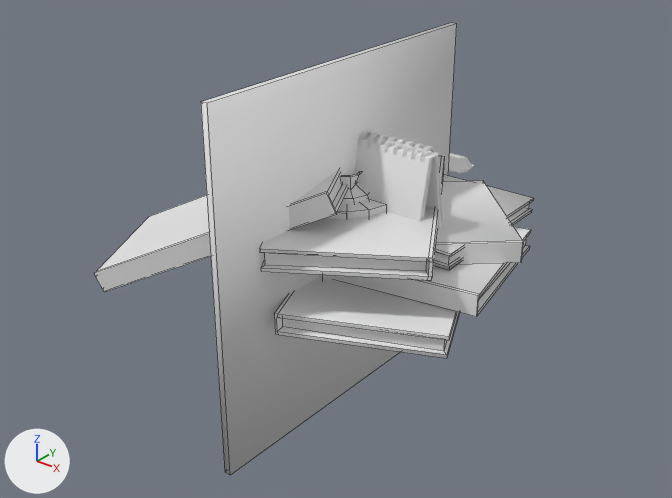
Two versions of the FBX model ECOE sim/Assets/Art/Environment/Decoration/Decoration.fbx, one commit apart.
Camera for both pictures: a camera (50 mm lens) standing at (0.731, -0.935, 0.555) and looking at (-0.022, 0.005, -0.028). Arrows for +X, +Y and +Z are at lower left; the lights stay in place. The older version comes first. Mesh edges are drawn as thin lines on the coarser meshes. Where no turn or scale is listed for an object, it has been applied to the vertices.

Names of what the first picture shows: 'Book', 'BookPile', 'CalendarDesk', 'PaintingSquare', 'ToiletPaper' and 2 more.
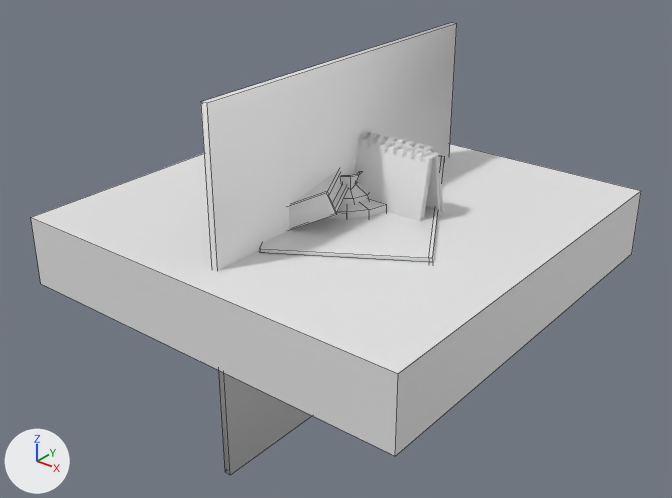
Where the newer file only moved an object's origin or applied its transform, the numbers keep the older frame.

Boxes [x1, y1, x2, y2] around the edits, measured in the pictures (672 x 498 px):
'AirConditioning', added
    after: [31, 144, 641, 456]
'BookPile', unchanged, covered by the edit
    before: [94, 156, 530, 358]
    after: [260, 156, 444, 263]
'Book', unchanged, covered by the edit
    before: [434, 174, 534, 270]

Diff of the bpy script that builds the scene:
```diff
--- a/ECOE sim/Assets/Art/Environment/Decoration/Decoration.fbx.py
+++ b/ECOE sim/Assets/Art/Environment/Decoration/Decoration.fbx.py
@@ me_cube_024 @@
+me_cube_024.from_pydata(...)  # a box spanning x -0.3..0.3, y -0.3..0.3, z -0.05..0.05
@@ ob_airconditioning @@
+ob_airconditioning = bpy.data.objects.new('AirConditioning', me_cube_024)
+ob_airconditioning.location = (0.0, 0.0, 0.0)
```
